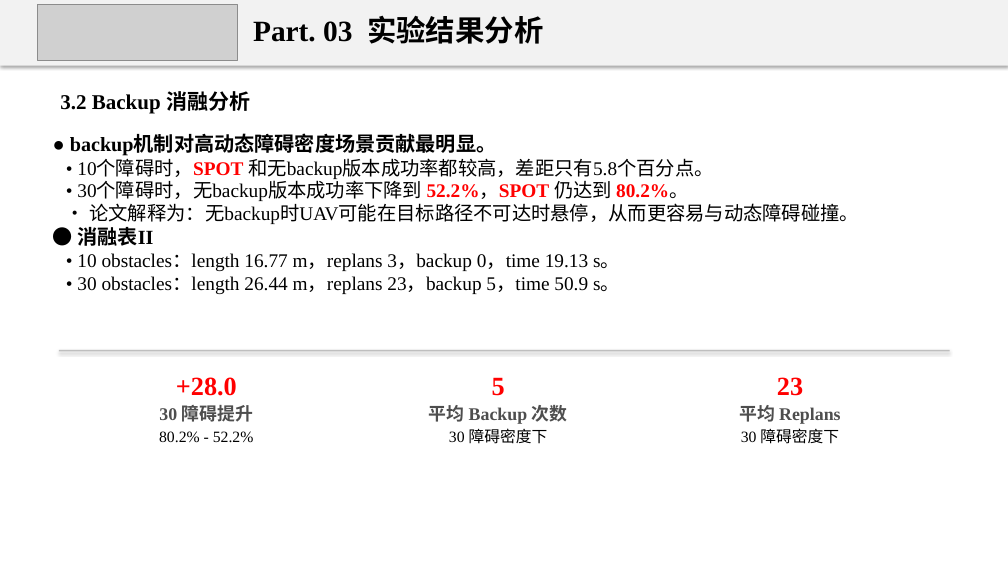
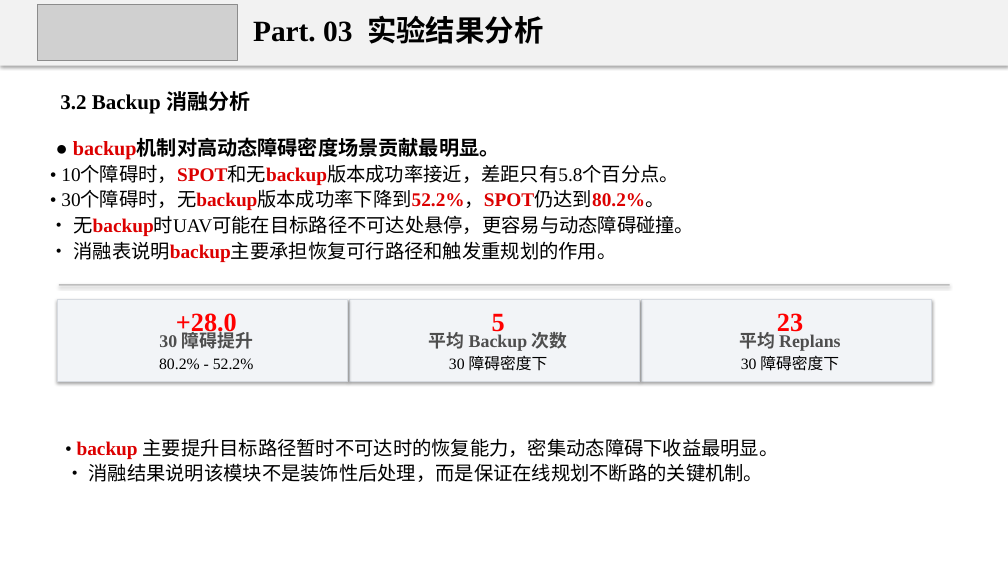
Before and after one commit to 18-cuixu/paper2ppt, a slide deck: slide 16 of skills/uav-paper-report/assets/examples/uav-spot-regression-report.pptx. Drawn at 1008x567 pixels with LibreOffice and Linux fonts; fonts in the diff are those of the drawing; grey boxes stand for pictures. Boxes give left, top, right and bottom in pixels: in the first picture for what was removed or moved away, otherwise in the second. Text is boxed around its words. In the diff, an @@ line names an element or a change of style, - is before the commit and + after.

```diff
--- a/skills/uav-paper-report/assets/examples/uav-spot-regression-report.pptx
+++ b/skills/uav-paper-report/assets/examples/uav-spot-regression-report.pptx
@@ text at bbox=[73, 139, 500, 159]: text colour #000000 to #DC0000 in "backup机制对高动态障碍密度场景贡献最明显。"; line spacing 0.98 to 1.02; more space between paragraphs @@
@@ text at bbox=[61, 166, 694, 262]: text changed @@
-• 10个障碍时，SPOT 和无backup版本成功率都较高，差距只有5.8个百分点。
-• 30个障碍时，无backup版本成功率下降到 52.2%，SPOT 仍达到 80.2%。
-• 论文解释为：无backup时UAV可能在目标路径不可达时悬停，从而更容易与动态障碍碰撞。
-● 消融表II
-• 10 obstacles：length 16.77 m，replans 3，backup 0，time 19.13 s。
-• 30 obstacles：length 26.44 m，replans 23，backup 5，time 50.9 s。
+• 10个障碍时，SPOT和无backup版本成功率接近，差距只有5.8个百分点。
+• 30个障碍时，无backup版本成功率下降到52.2%，SPOT仍达到80.2%。
+• 无backup时UAV可能在目标路径不可达处悬停，更容易与动态障碍碰撞。
+• 消融表说明backup主要承担恢复可行路径和触发重规划的作用。
@@ rectangle added at bbox=[57, 299, 348, 381], fill #F2F4F7, outline #D6DAE0 0.7 pt @@
@@ rectangle: place and size @@
-rectangle at bbox=[59, 350, 950, 352]
+rectangle at bbox=[59, 284, 950, 286]
@@ rectangle added at bbox=[349, 299, 640, 381], fill #F2F4F7, outline #D6DAE0 0.7 pt @@
@@ rectangle added at bbox=[641, 299, 932, 381], fill #F2F4F7, outline #D6DAE0 0.7 pt @@
@@ text "+28.0" rewrapped from bbox=[176, 377, 237, 396] to bbox=[176, 313, 237, 337] @@
@@ text "5" rewrapped from bbox=[492, 377, 505, 396] to bbox=[492, 313, 505, 337] @@
@@ text "23" rewrapped from bbox=[777, 377, 803, 396] to bbox=[777, 313, 803, 337] @@
@@ 6 texts: place and size @@
-6 texts at bbox=[159, 405, 841, 444]
+6 texts at bbox=[159, 329, 841, 371]
@@ text added at bbox=[77, 438, 779, 482], 18.4 pt, text #000000 @@
+• backup 主要提升目标路径暂时不可达时的恢复能力，密集动态障碍下收益最明显。
+• 消融结果说明该模块不是装饰性后处理，而是保证在线规划不断路的关键机制。
```
Also in this commit, not shown: 3 other slides changed, 16 other files.
